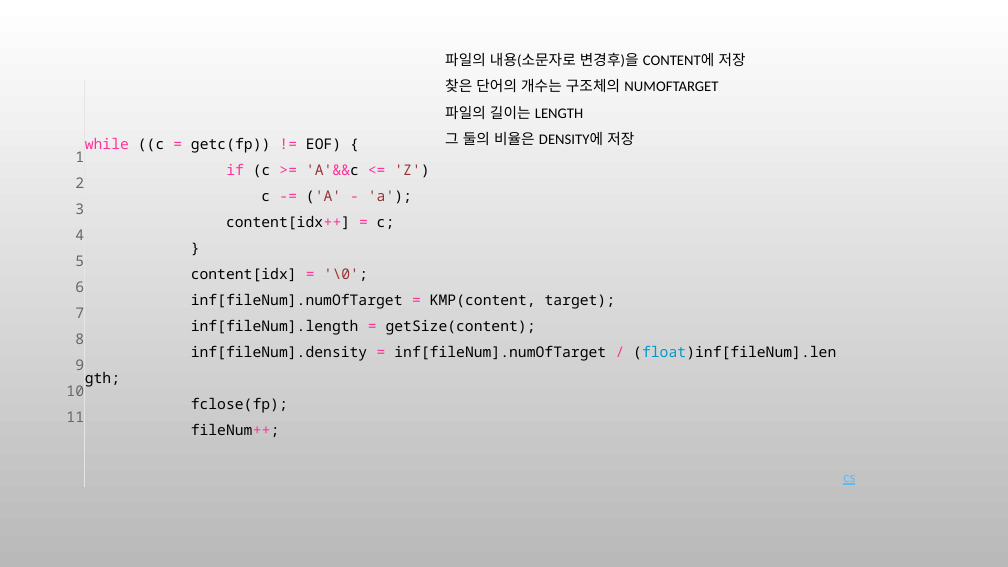
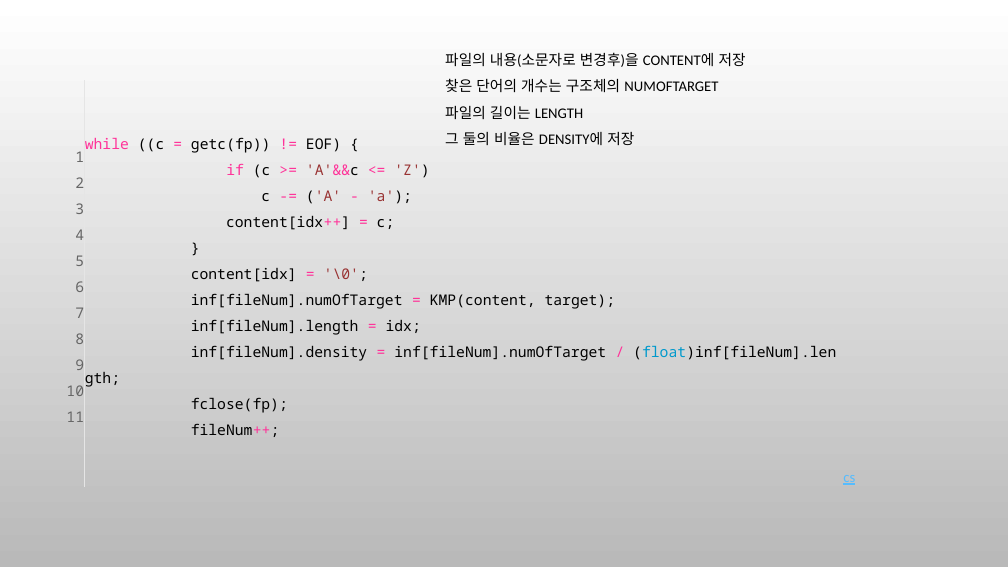
Before and after one commit to tmddn9990/SW_Programming, a slide deck: slide 7 of 20135730최승우 마지막 발표.pptx (slide 8 before the commit). Drawn at 1008x567 pixels with LibreOffice and Linux fonts; fonts in the diff are those of the drawing; background and template pictures are left out. Boxes give left, top, right and bottom in pixels: in the first picture for what was removed or moved away, otherwise in the second. Text is boxed around its words. In the diff, an @@ line names an element or a change of style, - is before the commit and + after.

```diff
--- a/20135730최승우 마지막 발표.pptx
+++ b/20135730최승우 마지막 발표.pptx
@@ table at box(0, 80, 1008, 489) @@
-row 1, column 2: while ((c = getc(fp)) != EOF) { / if (c >= 'A'&&c <= 'Z') / c -= ('A' - 'a'); / content[idx++] = c; / } / content[idx] = '\0'; / inf[fileNum].numOfTarget = KMP(content, target); / inf[fileNum].length = getSize(content); / inf[fileNum].density = inf[fileNum].numOfTarget / (float)inf[fileNum].length; / fclose(fp); / fileNum++;
+row 1, column 2: while ((c = getc(fp)) != EOF) { / if (c >= 'A'&&c <= 'Z') / c -= ('A' - 'a'); / content[idx++] = c; / } / content[idx] = '\0'; / inf[fileNum].numOfTarget = KMP(content, target); / inf[fileNum].length = idx; / inf[fileNum].density = inf[fileNum].numOfTarget / (float)inf[fileNum].length; / fclose(fp); / fileNum++;
```
Also in this commit, not shown: 1 other slide changed, 1 slide removed.
